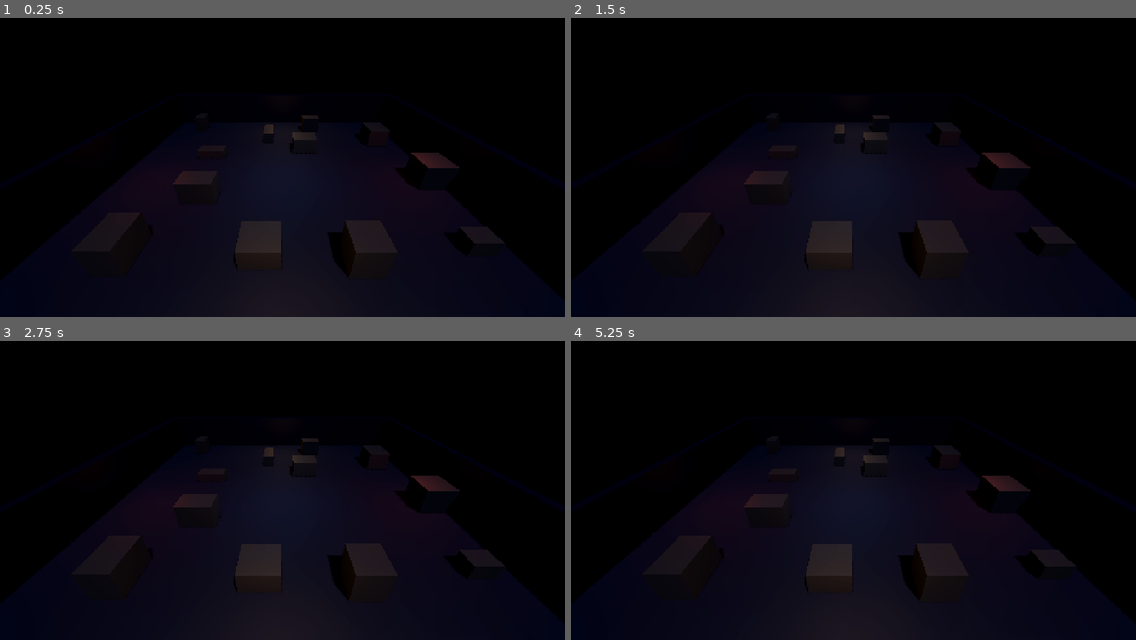
Above: before the commit, frames 1-4 (two rows, left to right).
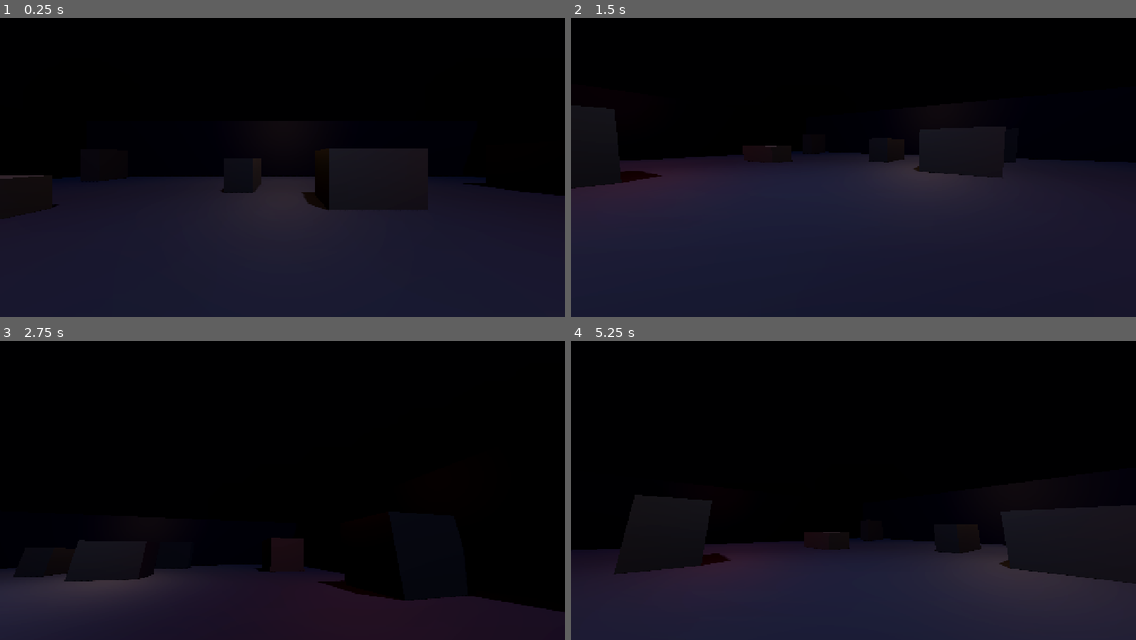
Above: after the commit, the same moments.

Repository: tahakeler/godotgame
Game: Godot game, scene res://src/core/game.tscn
Two runs of this game, one before a commit and one after it. Both use one fixed random seed, a clock stepped at 60 frames per second and the inputs below. Before the commit the project starts from res://src/core/main.tscn.
Inputs (mouse positions are in pixels of both pictures, inside the frame that each line leads up to):
- Up to frame 1 (0.25 s): no input
- Up to frame 2 (1.5 s): tap Enter (restart) at 0.5 s; move the mouse to (977, 143) at 0.52 s; hold D (move_right) 0.53-1.28 s; tap Space (jump, bound only after the commit) at 0.6, 0.77, 1.07 s; click (977, 143) at 0.67 s; move the mouse to (740, 173) at 1.27 s; hold S (move_back) from 1.28 s (still down); click (740, 173) at 1.35 s
- Up to frame 3 (2.75 s): tap Space (jump, bound only after the commit) at 1.52, 1.55, 1.82, 2.1 s; move the mouse to (339, 412) at 2.02 s; release S (move_back) at 2.03 s; hold D (move_right) from 2.03 s (still down); click (339, 412) at 2.17 s
- Up to frame 4 (5.25 s): move the mouse to (825, 544) at 2.77 s; release D (move_right) at 2.78 s; hold W (move_forward) 2.78-3.53 s; click (825, 544) at 2.85 s; tap Space (jump, bound only after the commit) at 3.02, 3.05, 3.32, 3.6, 3.77, 4.07, 4.52, 4.55, 4.82, 5.1 s; move the mouse to (1023, 529) at 3.52 s; hold A (move_left) 3.53-5.03 s; click (1023, 529) at 3.67 s; tap Enter (restart) at 4.15 s; move the mouse to (684, 433) at 4.27 s; click (684, 433) at 4.35 s; tap Escape (ui_release_mouse) at 4.9 s; move the mouse to (881, 481) at 5.02 s; hold S (move_back) from 5.03 s (still down); click (881, 481) at 5.17 s

The runs differ from the first frame. In frame 1, 14% of the frame differs, in the area x 0-100%, y 32-100%; in frame 2, 31%; in frame 3, 15%; in frame 4, 33%.

Commit message:
Add first-person player controller
CharacterBody3D with acceleration-based movement, clamped mouse look, and
mouse capture that re-acquires on click so alt-tabbing does not strand the
player with a free cursor. Health and weapon are deliberately not here — they
are separate components so each can be tuned and tested independently.

Jump uses a dedicated action rather than ui_accept, which includes Enter and
would have fired the restart control at the same time.

Renames main.tscn/gd to game.tscn/gd; the main menu takes over as the entry
scene on its own branch.

Co-Authored-By: Claude Opus 5 <noreply@anthropic.com>

Diff:
--- a/project.godot
+++ b/project.godot
@@ -12,7 +12,7 @@
 
 config/name="LAST MAGAZINE"
 config/description="First-person arena survival shooter. Kills shorten the extraction timer, but ammunition only comes from kills."
-run/main_scene="res://src/core/main.tscn"
+run/main_scene="res://src/core/game.tscn"
 config/features=PackedStringArray("4.7", "Forward Plus")
 config/icon="res://icon.svg"
 
@@ -49,6 +49,11 @@
 "events": [Object(InputEventMouseButton,"resource_local_to_scene":false,"resource_name":"","device":-1,"window_id":0,"a …(252 unchanged characters)…
 ]
 }
+jump={
+"deadzone": 0.2,
+"events": [Object(InputEventKey,"resource_local_to_scene":false,"resource_name":"","device":-1,"window_id":0,"alt_pressed":false,"shift_pressed":false,"ctrl_pressed":false,"meta_pressed":false,"pressed":false,"keycode":0,"physical_keycode":32,"key_label":0,"unicode":0,"location":0,"echo":false,"script":null)
+]
+}
 reload={
 "deadzone": 0.2,
 "events": [Object(InputEventKey,"resource_local_to_scene":false,"resource_name":"","device":-1,"window_id":0,"alt_press …(190 unchanged characters)…
--- /dev/null
+++ b/src/core/game.gd
@@ -0,0 +1,12 @@
+extends Node3D
+
+## Round root. Will own the extraction timer, win/loss resolution, and restart
+## once those land on their own branches. For now it just holds the arena and
+## the player together.
+
+@onready var arena: Arena = $Arena
+@onready var player: Player = $Player
+
+
+func _ready() -> void:
+	print("LAST MAGAZINE — round start (Godot %s)" % Engine.get_version_info().string)
--- /dev/null
+++ b/src/core/game.tscn
@@ -0,0 +1,13 @@
+[gd_scene load_steps=4 format=3]
+
+[ext_resource type="Script" path="res://src/core/game.gd" id="1_game"]
+[ext_resource type="PackedScene" path="res://src/arena/arena.tscn" id="2_arena"]
+[ext_resource type="PackedScene" path="res://src/gameplay/player/player.tscn" id="3_player"]
+
+[node name="Game" type="Node3D"]
+script = ExtResource("1_game")
+
+[node name="Arena" parent="." instance=ExtResource("2_arena")]
+
+[node name="Player" parent="." instance=ExtResource("3_player")]
+transform = Transform3D(1, 0, 0, 0, 1, 0, 0, 0, 1, 0, 1, 0)
--- a/src/core/main.gd
+++ /dev/null
@@ -1,7 +0,0 @@
-extends Node3D
-
-## Root scene. Owns nothing yet — arena, player, and game loop are added on
-## their own branches. Exists so the project has a runnable main scene.
-
-func _ready() -> void:
-	print("LAST MAGAZINE — boot OK (Godot %s)" % Engine.get_version_info().string)
--- a/src/core/main.tscn
+++ /dev/null
@@ -1,12 +0,0 @@
-[gd_scene load_steps=3 format=3]
-
-[ext_resource type="Script" path="res://src/core/main.gd" id="1_main"]
-[ext_resource type="PackedScene" path="res://src/arena/arena.tscn" id="2_arena"]
-
-[node name="Main" type="Node3D"]
-script = ExtResource("1_main")
-
-[node name="Arena" parent="." instance=ExtResource("2_arena")]
-
-[node name="Camera3D" type="Camera3D" parent="."]
-transform = Transform3D(1, 0, 0, 0, 0.866025, 0.5, 0, -0.5, 0.866025, 0, 16, 22)
--- /dev/null
+++ b/src/gameplay/player/player.gd
@@ -0,0 +1,117 @@
+class_name Player
+extends CharacterBody3D
+
+## First-person controller. Owns movement, look, and mouse capture only —
+## health and the weapon are separate components so each can be tested and
+## tuned on its own.
+
+signal look_sensitivity_changed(value: float)
+
+@export_group("Movement")
+@export var move_speed := 6.5
+@export var acceleration := 60.0
+@export var friction := 70.0
+@export var jump_velocity := 6.5
+## Fraction of normal acceleration available while airborne.
+@export_range(0.0, 1.0) var air_control := 0.25
+
+@export_group("Look")
+@export var mouse_sensitivity := 0.0022
+@export var pitch_limit_degrees := 89.0
+@export var invert_look_y := false
+
+@onready var head: Node3D = $Head
+@onready var camera: Camera3D = $Head/Camera
+
+var _gravity: float = ProjectSettings.get_setting("physics/3d/default_gravity", 20.0)
+var _look_enabled := true
+var _spawn_transform: Transform3D
+
+
+func _ready() -> void:
+	_spawn_transform = global_transform
+	capture_mouse()
+
+
+func _unhandled_input(event: InputEvent) -> void:
+	if event is InputEventMouseMotion and _look_enabled:
+		if Input.get_mouse_mode() == Input.MOUSE_MODE_CAPTURED:
+			_apply_look(event.relative)
+
+	elif event.is_action_pressed("ui_release_mouse"):
+		release_mouse()
+
+	elif event is InputEventMouseButton and event.pressed:
+		# Clicking back into the window re-captures, so the player does not have
+		# to hunt for a key after alt-tabbing.
+		if Input.get_mouse_mode() == Input.MOUSE_MODE_VISIBLE and _look_enabled:
+			capture_mouse()
+
+
+func _physics_process(delta: float) -> void:
+	if not is_on_floor():
+		velocity.y -= _gravity * delta
+	elif Input.is_action_just_pressed("jump"):
+		velocity.y = jump_velocity
+
+	var input_vector := Input.get_vector(
+		"move_left", "move_right", "move_forward", "move_back"
+	)
+	var direction := (transform.basis * Vector3(input_vector.x, 0.0, input_vector.y)).normalized()
+
+	var control := 1.0 if is_on_floor() else air_control
+	var horizontal := Vector3(velocity.x, 0.0, velocity.z)
+
+	if direction.is_zero_approx():
+		horizontal = horizontal.move_toward(Vector3.ZERO, friction * control * delta)
+	else:
+		horizontal = horizontal.move_toward(
+			direction * move_speed, acceleration * control * delta
+		)
+
+	velocity.x = horizontal.x
+	velocity.z = horizontal.z
+
+	move_and_slide()
+
+
+## Point the camera using a relative mouse delta.
+func _apply_look(relative: Vector2) -> void:
+	rotate_y(-relative.x * mouse_sensitivity)
+
+	var pitch_delta := -relative.y * mouse_sensitivity
+	if invert_look_y:
+		pitch_delta = -pitch_delta
+
+	var limit := deg_to_rad(pitch_limit_degrees)
+	head.rotation.x = clampf(head.rotation.x + pitch_delta, -limit, limit)
+
+
+func capture_mouse() -> void:
+	Input.set_mouse_mode(Input.MOUSE_MODE_CAPTURED)
+
+
+func release_mouse() -> void:
+	Input.set_mouse_mode(Input.MOUSE_MODE_VISIBLE)
+
+
+## Disable look without releasing the node — used while a menu or the end-of-round
+## overlay is showing.
+func set_look_enabled(enabled: bool) -> void:
+	_look_enabled = enabled
+	if enabled:
+		capture_mouse()
+	else:
+		release_mouse()
+
+
+func set_mouse_sensitivity(value: float) -> void:
+	mouse_sensitivity = value
+	look_sensitivity_changed.emit(value)
+
+
+## Return the player to their starting position and clear momentum.
+func reset_to_spawn() -> void:
+	velocity = Vector3.ZERO
+	global_transform = _spawn_transform
+	head.rotation = Vector3.ZERO
--- /dev/null
+++ b/src/gameplay/player/player.tscn
@@ -0,0 +1,36 @@
+[gd_scene load_steps=5 format=3]
+
+[ext_resource type="Script" path="res://src/gameplay/player/player.gd" id="1_player"]
+
+[sub_resource type="CapsuleShape3D" id="CapsuleShape3D_player"]
+radius = 0.4
+height = 1.8
+
+[sub_resource type="CapsuleMesh" id="CapsuleMesh_player"]
+radius = 0.4
+height = 1.8
+
+[sub_resource type="StandardMaterial3D" id="StandardMaterial3D_player"]
+albedo_color = Color(0.2, 0.22, 0.26, 1)
+
+[node name="Player" type="CharacterBody3D"]
+collision_layer = 2
+collision_mask = 1
+script = ExtResource("1_player")
+
+[node name="CollisionShape3D" type="CollisionShape3D" parent="."]
+transform = Transform3D(1, 0, 0, 0, 1, 0, 0, 0, 1, 0, 0.9, 0)
+shape = SubResource("CapsuleShape3D_player")
+
+[node name="Body" type="MeshInstance3D" parent="."]
+transform = Transform3D(1, 0, 0, 0, 1, 0, 0, 0, 1, 0, 0.9, 0)
+cast_shadow = 3
+mesh = SubResource("CapsuleMesh_player")
+surface_material_override/0 = SubResource("StandardMaterial3D_player")
+
+[node name="Head" type="Node3D" parent="."]
+transform = Transform3D(1, 0, 0, 0, 1, 0, 0, 0, 1, 0, 1.6, 0)
+
+[node name="Camera" type="Camera3D" parent="Head"]
+current = true
+fov = 78.0
--- a/tests/manual/verify_project.gd
+++ b/tests/manual/verify_project.gd
@@ -12,10 +12,11 @@
 	"fire",
 	"reload",
 	"restart",
+	"jump",
 ]
 
 const REQUIRED_SCENES := [
-	"res://src/core/main.tscn",
+	"res://src/core/game.tscn",
 ]
 
 func _initialize() -> void:
Renamed: src/core/main.gd.uid -> src/core/game.gd.uid
Not shown, added: src/gameplay/player/player.gd.uid
